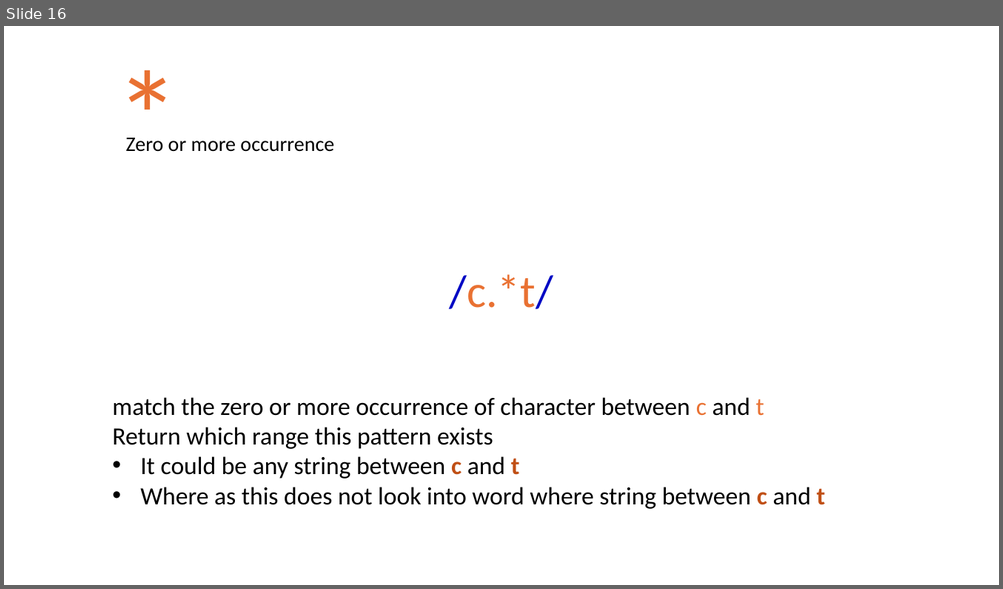
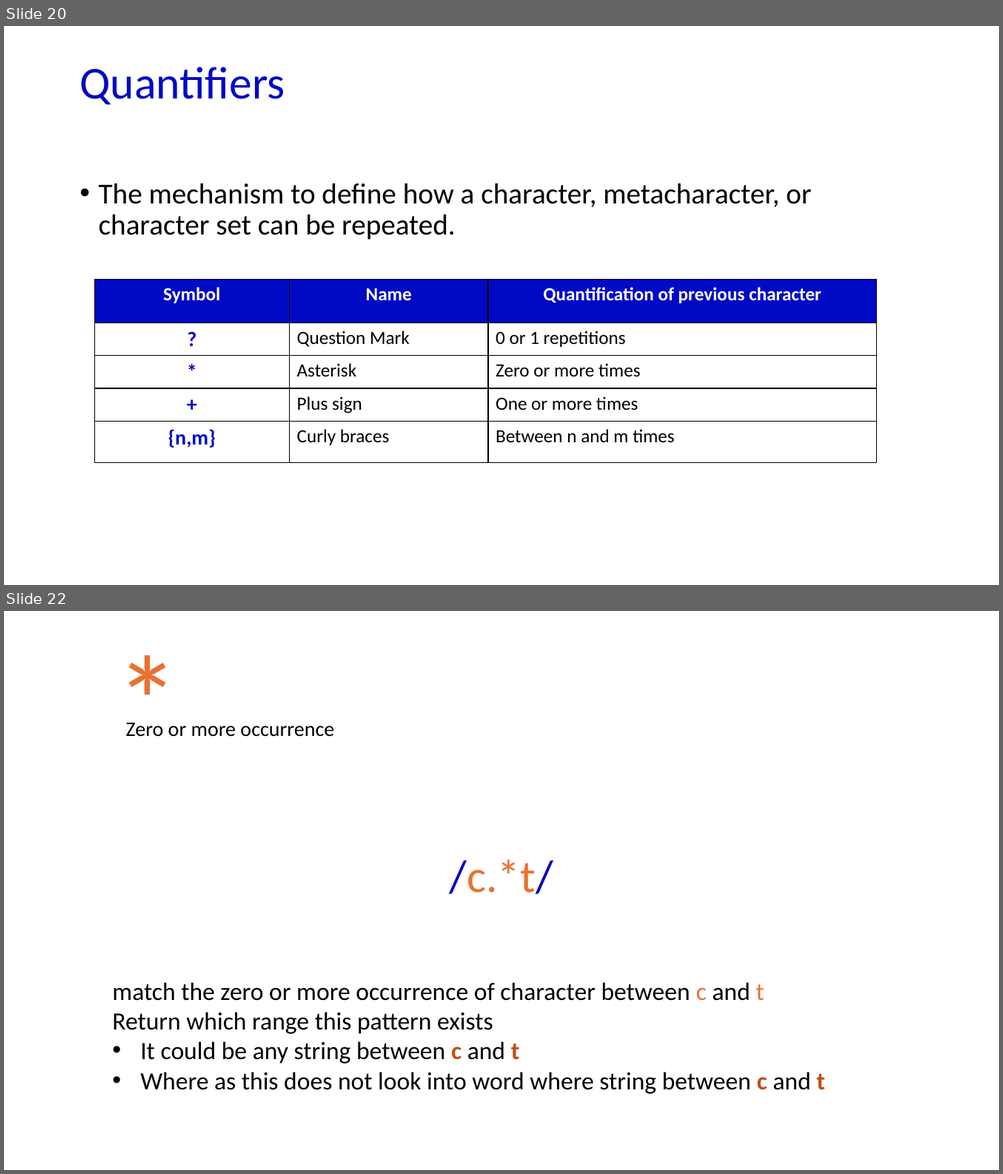
Before and after one commit to marslearnings/Python_Regular_Expressions, a slide deck: PPT/regular_expression.pptx. Shown one above the other, each under a label of ours: slide 16 before the commit, slides 20 and 22 after it; the slides between them are not shown. The pictures are 1003x589 and 1003x1174 pixels, drawn with LibreOffice and Linux fonts; fonts in the diff are those of the drawing. Boxes give left, top, right and bottom in pixels: in the first picture for what was removed or moved away, otherwise in the second. Text is boxed around its words. In the diff, an @@ line names an element or a change of style, - is before the commit and + after.

```diff
--- a/PPT/regular_expression.pptx
+++ b/PPT/regular_expression.pptx
@@ slide 20 added at (4, 26, 999, 585), background #FFFFFF @@
@@ title added at (79, 67, 284, 104), 44 pt, text #0009C4 @@
+Quantifiers
@@ text added at (99, 183, 811, 240), 28 pt, text #000000 @@
+• The mechanism to define how a character, metacharacter, or character set can be repeated.
@@ table added at (94, 279, 876, 461), 5 rows, 3 columns @@
+Symbol | Name | Quantification of previous character
+? | Question Mark | 0 or 1 repetitions
+* | Asterisk | Zero or more times
++ | Plus sign | One or more times
+{n,m} | Curly braces | Between n and m times
@@ what was slide 16 is now slide 22 @@
```
Also in this commit, not shown: 3 slides changed, 6 other slides added, 1 slide removed, 2 other files.
